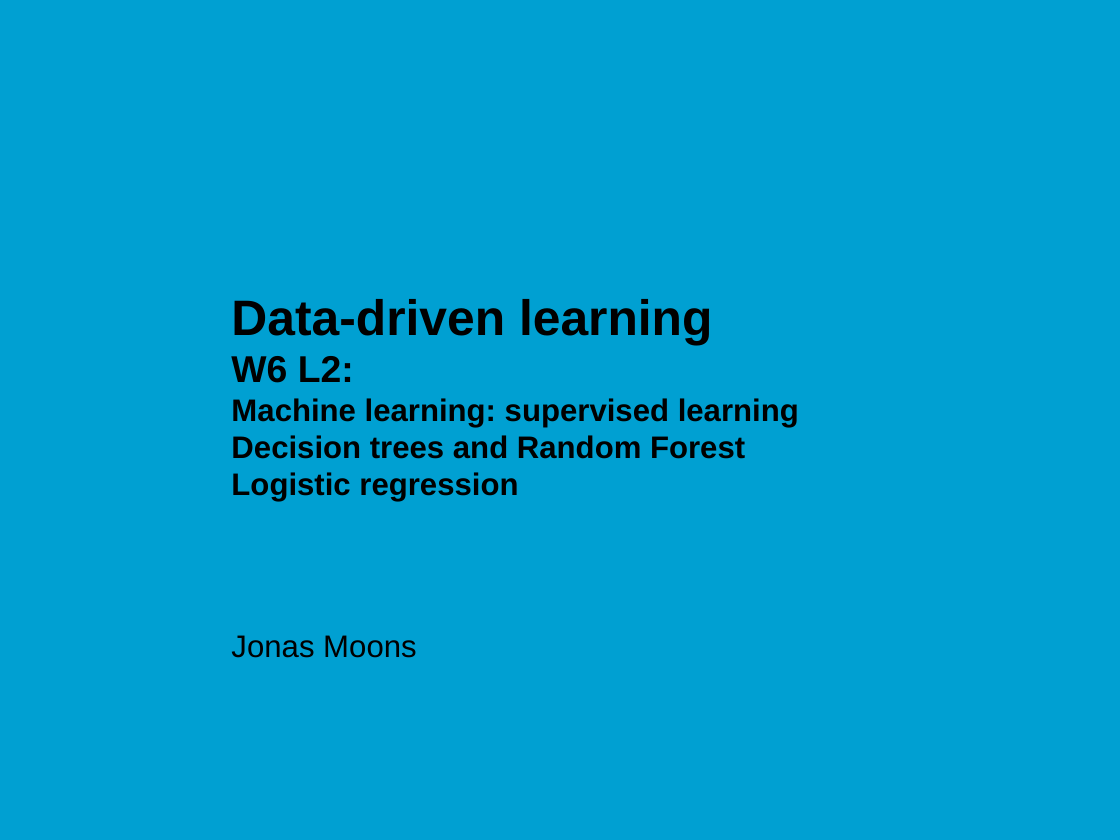
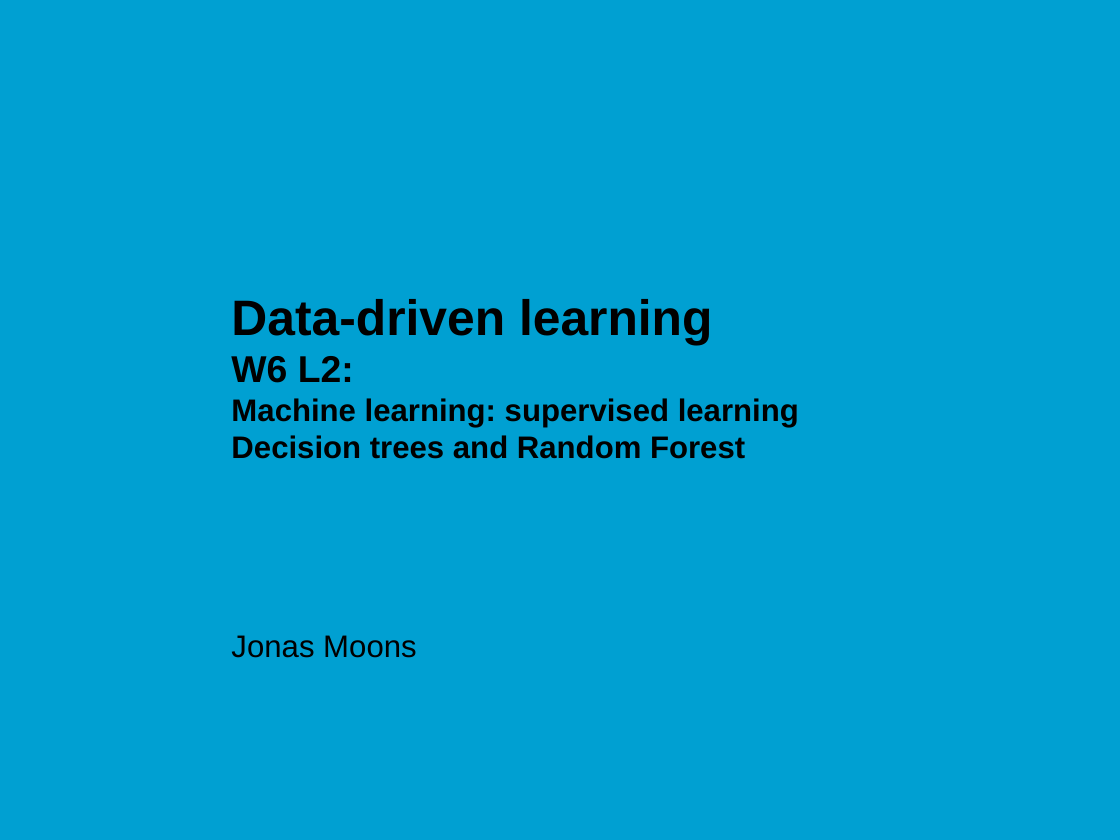
Before and after one commit to jonasmoons/data-driven-learning, a slide deck: slide 1 of slides/ddl-w6l2.pptx. Drawn at 1120x840 pixels with LibreOffice and Linux fonts; fonts in the diff are those of the drawing; background and template pictures are left out. Boxes give left, top, right and bottom in pixels: in the first picture for what was removed or moved away, otherwise in the second. Text is boxed around its words. In the diff, an @@ line names an element or a change of style, - is before the commit and + after.

```diff
--- a/slides/ddl-w6l2.pptx
+++ b/slides/ddl-w6l2.pptx
@@ title at <box>231,299,799,459</box>: text changed @@
-Data-driven learning
-W6 L2:
-Machine learning: supervised learning
-Decision trees and Random Forest
-Logistic regression
+Data-driven learning
+W6 L2:
+Machine learning: supervised learning
+Decision trees and Random Forest
```
Also in this commit, not shown: 17 slides added, 1 slide removed, 11 other files.
